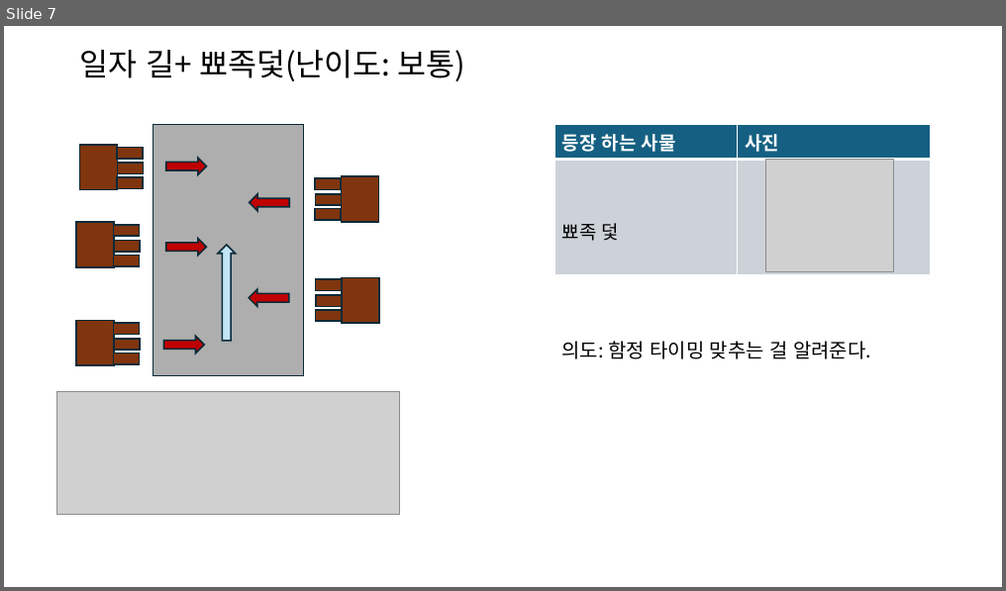
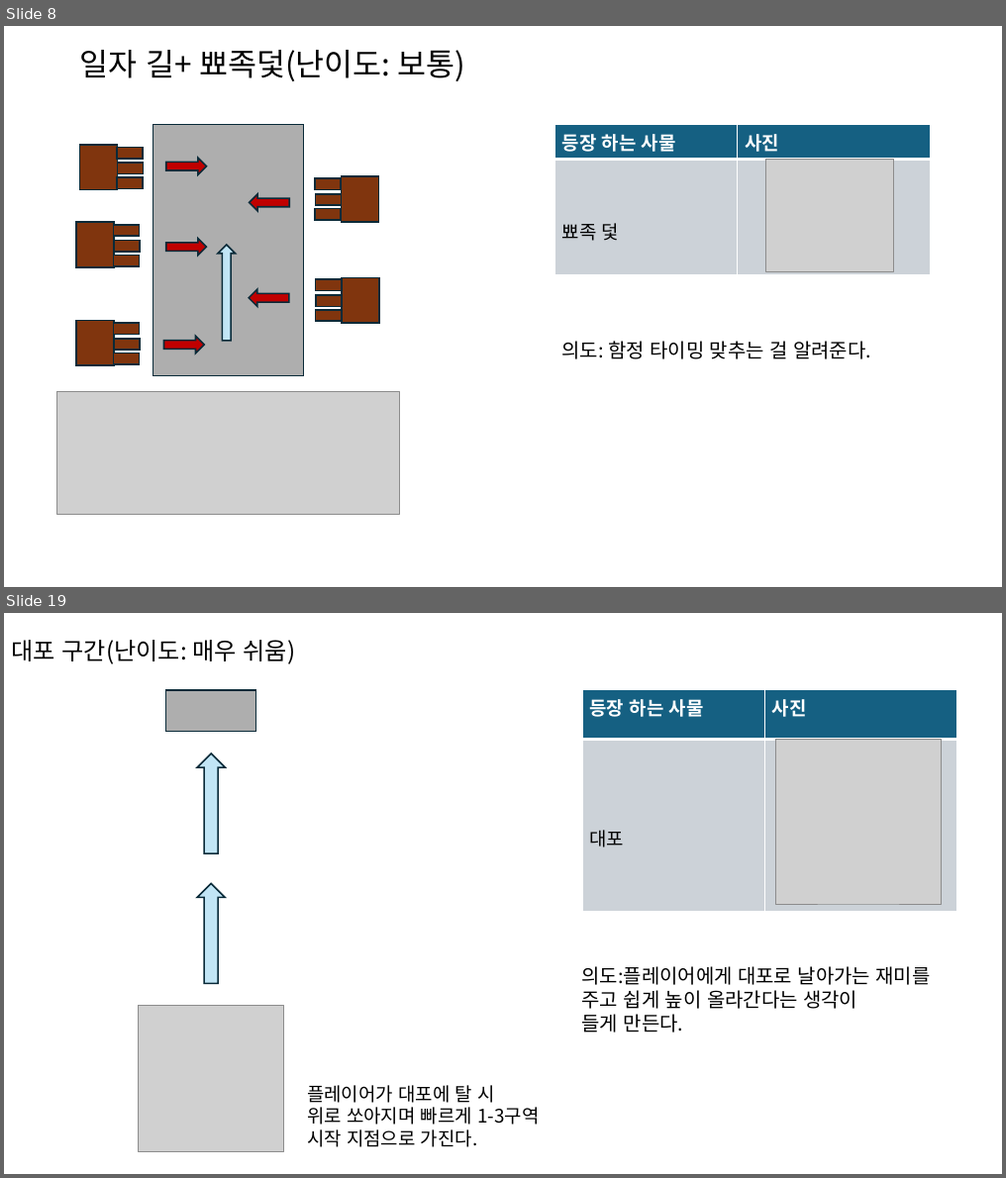
Before and after one commit to Taehyeon88/Team7_SupperUp, a slide deck: 레벨 디자인 기획서/Supper Up 레벨 만들기.pptx. Shown one above the other, each under a label of ours: slide 7 before the commit, slides 8 and 19 after it; the slides between them are not shown. The pictures are 1006x591 and 1006x1178 pixels, drawn with LibreOffice and Linux fonts; fonts in the diff are those of the drawing; grey boxes stand for pictures. Boxes give left, top, right and bottom in pixels: in the first picture for what was removed or moved away, otherwise in the second. Text is boxed around its words. In the diff, an @@ line names an element or a change of style, - is before the commit and + after.

Commit message:
[feat] 1-2구역 기획 완료

```diff
--- a/레벨 디자인 기획서/Supper Up 레벨 만들기.pptx
+++ b/레벨 디자인 기획서/Supper Up 레벨 만들기.pptx
@@ slide 19 added at bbox=[4, 613, 1002, 1174], background #FFFFFF @@
@@ title added at bbox=[12, 640, 296, 664], 23 pt, text #000000 @@
+대포 구간(난이도: 매우 쉬움)
@@ rectangle added at bbox=[165, 690, 256, 731], fill #AEAEAE, outline #092A39 1.5 pt @@
@@ table added at bbox=[583, 690, 957, 911], 2 rows, 2 columns @@
+등장 하는 사물 | 사진
+대포 | 
@@ right arrow added at bbox=[197, 754, 225, 854], fill #C1E5F5, outline #092A39 1.5 pt @@
@@ picture added at bbox=[776, 739, 941, 903] @@
@@ right arrow added at bbox=[197, 883, 225, 984], fill #C1E5F5, outline #092A39 1.5 pt @@
@@ text added at bbox=[582, 966, 931, 1033], 19 pt, text #000000 @@
+의도:플레이어에게 대포로 날아가는 재미를
+주고 쉽게 높이 올라간다는 생각이
+들게 만든다.
@@ picture added at bbox=[138, 1006, 284, 1152] @@
@@ text added at bbox=[307, 1085, 539, 1148], 18 pt, text #000000 @@
+플레이어가 대포에 탈 시
+위로 쏘아지며 빠르게 1-3구역
+시작 지점으로 가진다.
@@ what was slide 7 is now slide 8 @@
```
Also in this commit, not shown: 1 slide changed, 10 other slides added.
